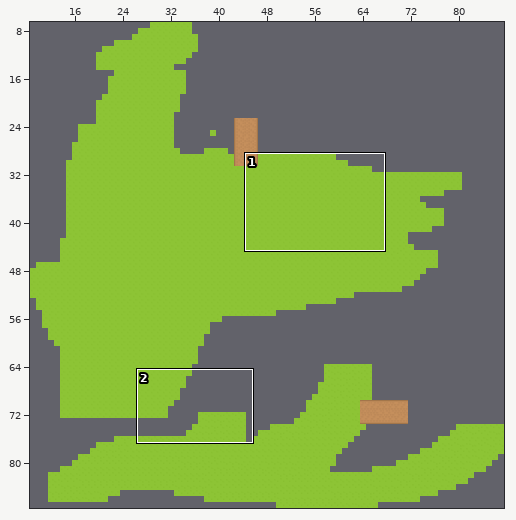
Two states of a Tiled map, Assets/Tilemaps/programmers_test_dont_touch.tmx. Above, an overview of the earlier version with the close-up marked.
Close-up. First the earlier version:
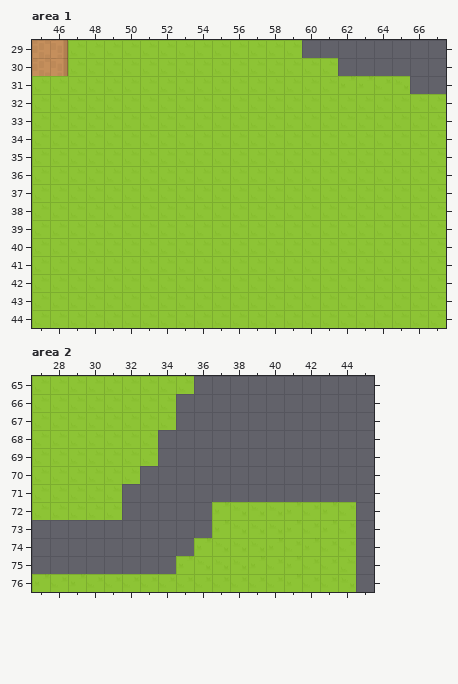
Cells are 32x32 px. Shown: area 1 x 45..67, y 29..44; area 2 x 27..45, y 65..76. The commit also changed other parts of the map, which this record leaves out.
After the commit:
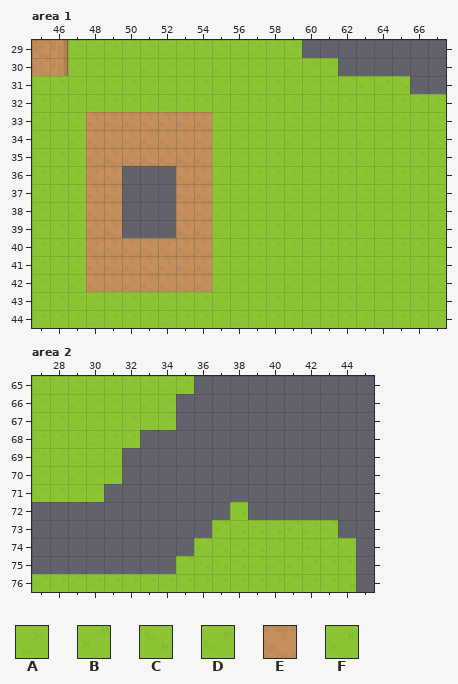
Key: from "RPGpack_sheet": A 41, B 42, C 81, D 82, E 92, F 164.
_ is an empty cell.
Difference:
{"where": "layer \"Island\", area 1"}
{"y":33,"x":48,"old":"AAAAAAA","new":"EEEEEEE"}
{"y":34,"x":48,"old":"AAAAAAA","new":"EEEEEEE"}
{"y":35,"x":48,"old":"AAAAAAA","new":"EEEEEEE"}
{"y":36,"x":48,"old":"AAAAAAA","new":"EE___EE"}
{"y":37,"x":48,"old":"AAAAAAA","new":"EE___EE"}
{"y":38,"x":48,"old":"AAAAAAA","new":"EE___EE"}
{"y":39,"x":48,"old":"AAAAAAA","new":"EE___EE"}
{"y":40,"x":48,"old":"AAAAAAA","new":"EEEEEEE"}
{"y":41,"x":48,"old":"AAAAAAA","new":"EEEEEEE"}
{"y":42,"x":48,"old":"AAAAAAA","new":"EEEEEEE"}
{"where": "layer \"Island\", area 2"}
{"y":68,"x":33,"old":"A","new":"_"}
{"y":69,"x":32,"old":"AA","new":"__"}
{"y":70,"x":32,"old":"A","new":"_"}
{"y":71,"x":31,"old":"A","new":"_"}
{"y":72,"x":27,"old":"AAAAA","new":"_____"}
{"y":72,"x":37,"old":"B","new":"_"}
{"y":72,"x":39,"old":"CCBDBF","new":"______"}
{"y":73,"x":44,"old":"F","new":"_"}
{"label":"changed","picture_box":[86,112,212,292]}
{"label":"removed","picture_box":[32,430,158,520]}
{"label":"removed","picture_box":[212,502,230,520]}
{"label":"removed","picture_box":[248,502,356,538]}
